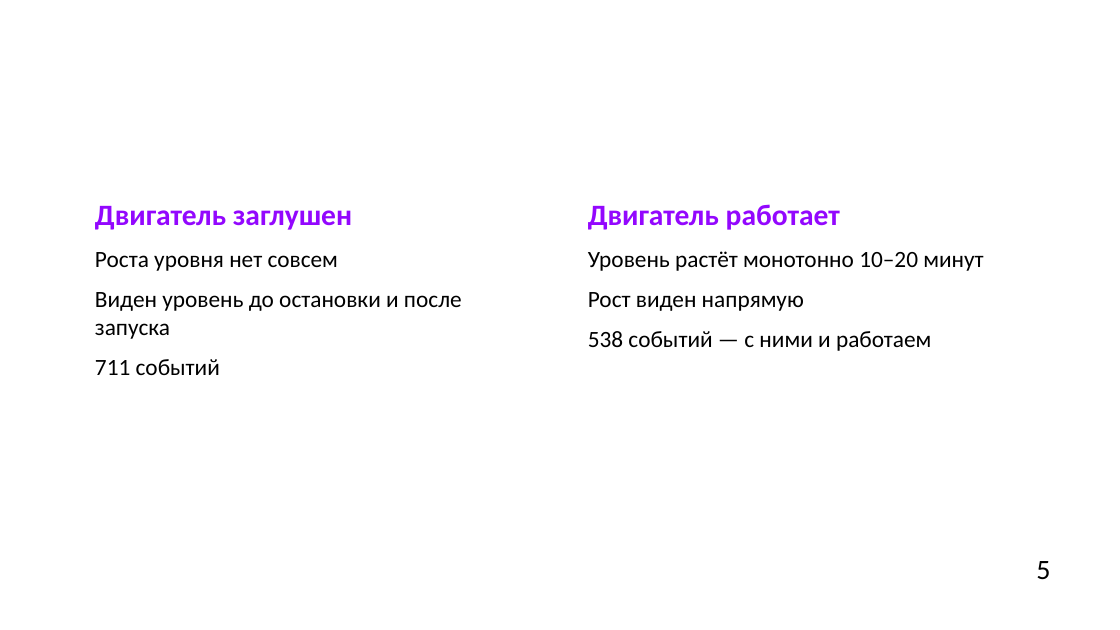
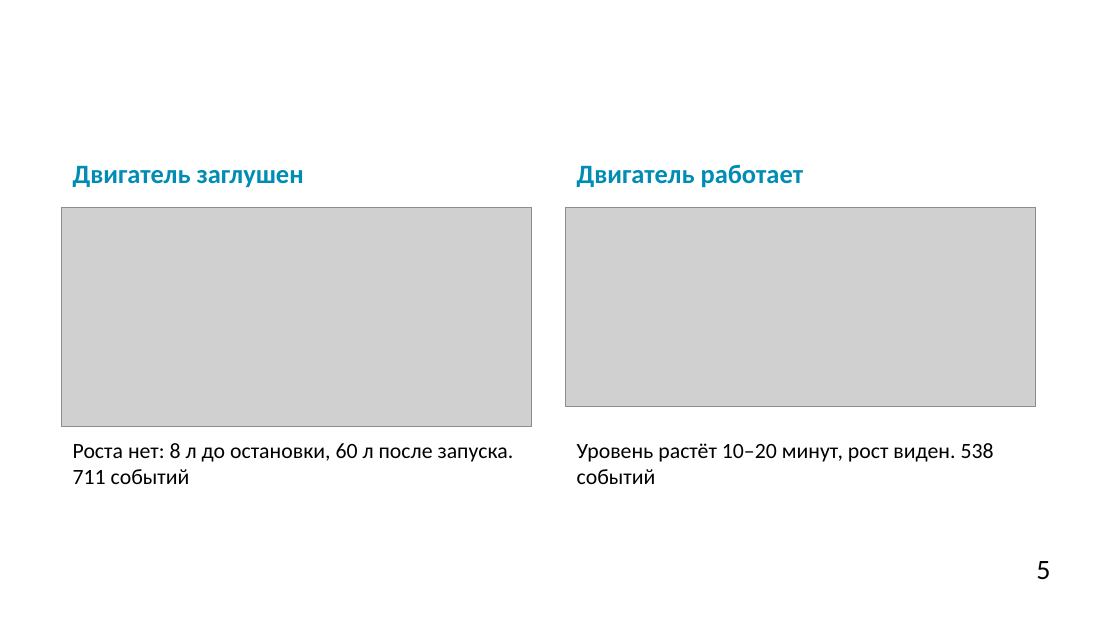
Before and after one commit to hehehelp123/fuel-refuel-lab, a slide deck: slide 5 of Лаба_заправки.pptx. Drawn at 1120x630 pixels with LibreOffice and Linux fonts; fonts in the diff are those of the drawing; grey boxes stand for pictures; background and template pictures are left out. Boxes give left, top, right and bottom in pixels: in the first picture for what was removed or moved away, otherwise in the second. Text is boxed around its words. In the diff, an @@ line names an element or a change of style, - is before the commit and + after.

```diff
--- a/Лаба_заправки.pptx
+++ b/Лаба_заправки.pptx
@@ text "Двигатель заглушен": place and size @@
-text "Двигатель заглушен" at box(95, 206, 462, 375)
+text "Двигатель заглушен" at box(73, 166, 304, 188)
@@ text "Двигатель заглушен" at box(73, 166, 304, 188): size 19 to 17 pt, text colour #9307FE to #008CB4 @@
@@ text added at box(577, 165, 804, 188), 17 pt, text #008CB4, bold @@
+Двигатель работает
@@ picture added at box(62, 207, 532, 427) @@
@@ picture added at box(566, 207, 1036, 407) @@
@@ text at box(95, 252, 462, 375): paragraphs removed @@
-Роста уровня нет совсем
-Виден уровень до остановки и после запуска
-711 событий
@@ text added at box(73, 443, 514, 484), 14 pt, text #000000 @@
+Роста нет: 8 л до остановки, 60 л после запуска. 711 событий
@@ text at box(577, 443, 994, 484): text changed; size 15 to 14 pt @@
-Двигатель работает
-Уровень растёт монотонно 10–20 минут
-Рост виден напрямую
-538 событий — с ними и работаем
+Уровень растёт 10–20 минут, рост виден. 538 событий
```
Also in this commit, not shown: 12 other slides changed, 1 slide added, 2 slides removed, 10 other files.
